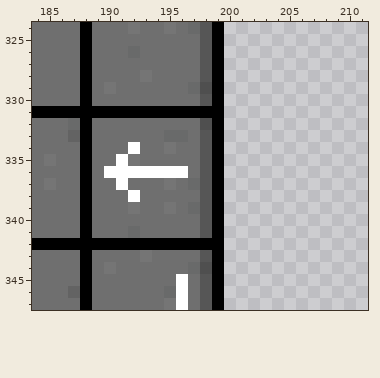
Edited in one commit: pixel-art file (widgets.aseprite). The picture above was drawn from the file before the commit.
1024x1024 pixels, 1 frame. Colours within 5 levels of each other are drawn and written as one. Shown: x 184..211, y 324..347. The commit also changed other parts of the picture, which this record leaves out.
The same view after the edit:
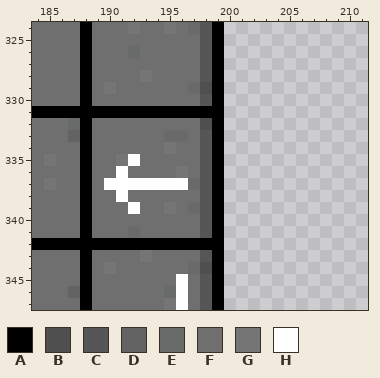
Palette (. is transparent): A #000000  B #4f4f4f  C #565656  D #636363  E #696a6a  F #6f6f6f  G #757575  H #ffffff
Message: rendering for alt/sym mode keyboard
The exact change:
Changed rows in their new state; - is an unchanged pixel.
Layer "keyboard misc":
first column x 190:
334 --F----
335 -GH----
336 F-FFFFG
337 H-HHHHH
338 -HF----
339 --H----
Boxes around the changes in both pictures, in picture pixels (x1, y1, x2, y2):
changed: (104, 142, 188, 214)
